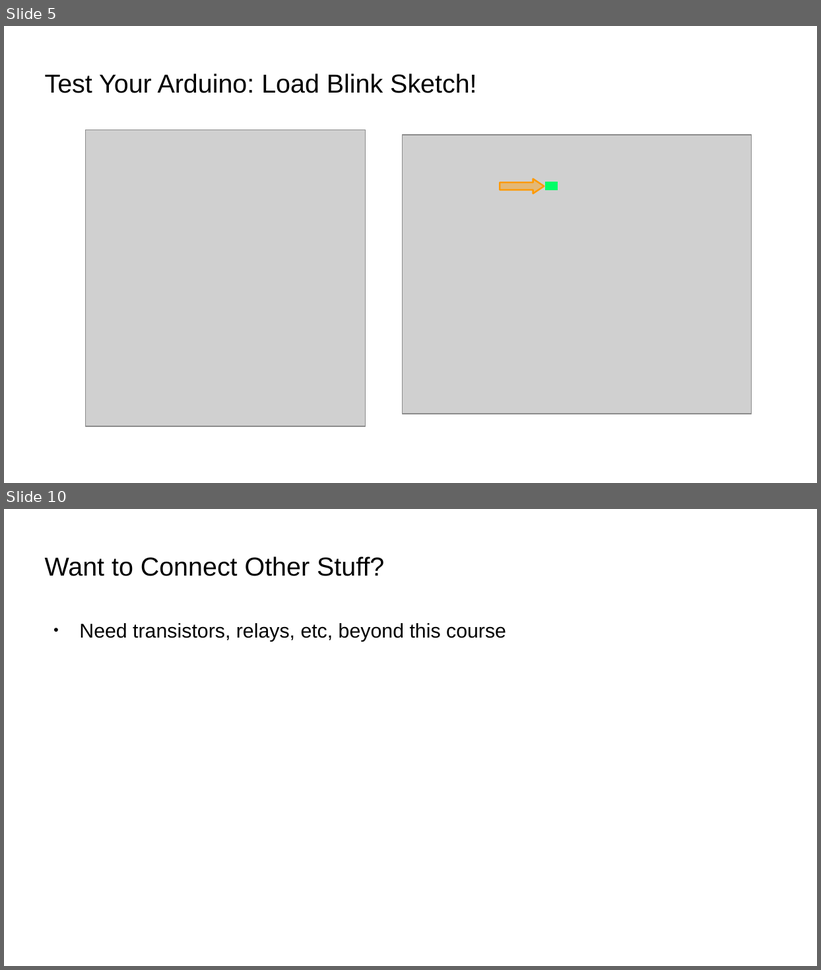
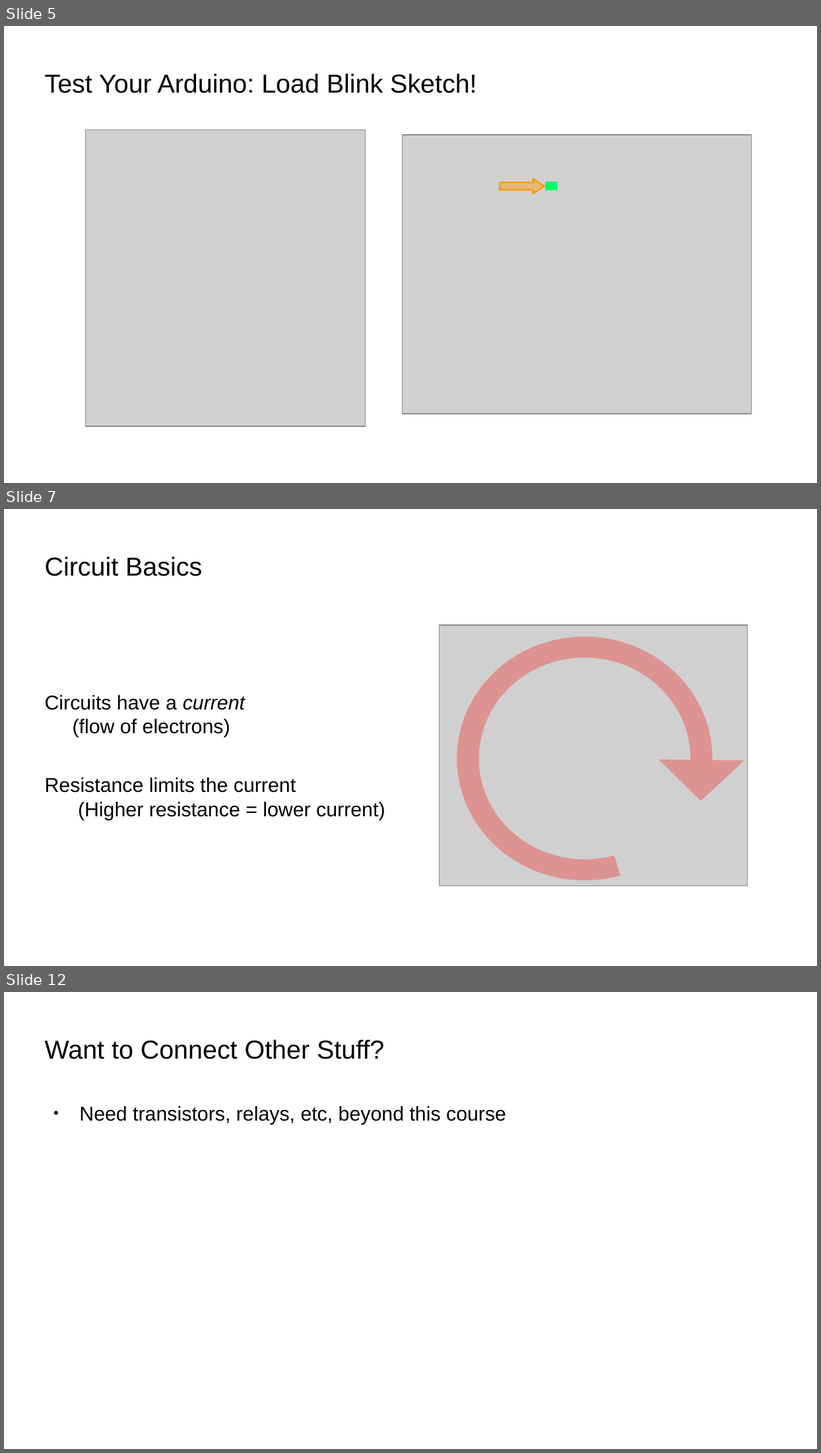
Before and after one commit to bradakelly/ArduinoDevelopmentWorkshop, a slide deck: CourseSlideshow.odp. Shown one above the other, each under a label of ours: slides 5 and 10 before the commit, slides 5, 7 and 12 after it; the slides between them are not shown. The pictures are 821x970 and 821x1453 pixels, drawn with LibreOffice and Linux fonts; fonts in the diff are those of the drawing; grey boxes stand for pictures; background and template pictures are left out. Boxes give left, top, right and bottom in pixels: in the first picture for what was removed or moved away, otherwise in the second. Text is boxed around its words. In the diff, an @@ line names an element or a change of style, - is before the commit and + after.

Commit message:
Added initial circuits slides

```diff
--- a/CourseSlideshow.odp
+++ b/CourseSlideshow.odp
@@ slide 7 added at box(4, 509, 817, 966), background picture (left out) @@
@@ title added at box(45, 557, 202, 576), 25.4 pt, text #000000 @@
+Circuit Basics
@@ picture added at box(440, 625, 748, 886) @@
@@ freeform shape added at box(457, 636, 712, 881), fill #EF413D at 42% opacity @@
@@ text added at box(45, 695, 385, 821), 19.5 pt, text #000000 @@
+Circuits have a current
+(flow of electrons)
+Resistance limits the current
+(Higher resistance = lower current)
@@ what was slide 10 is now slide 12 @@
```
Also in this commit, not shown: 2 slides changed, 4 other slides added, 3 slides removed.
